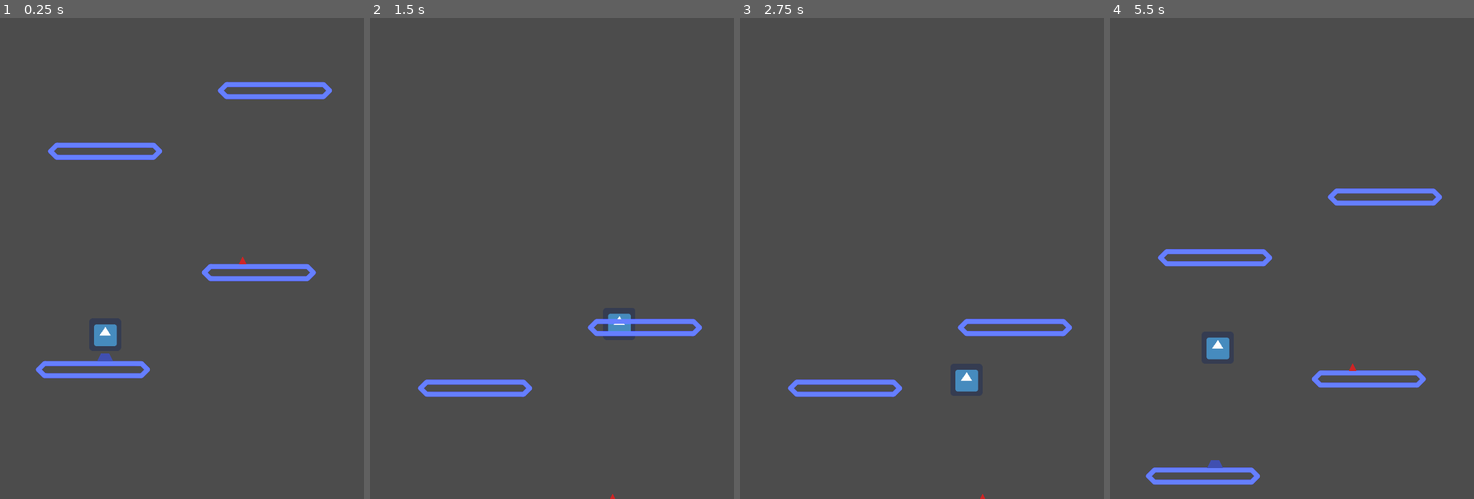
Above: before the commit, frames 1-4 (left to right).
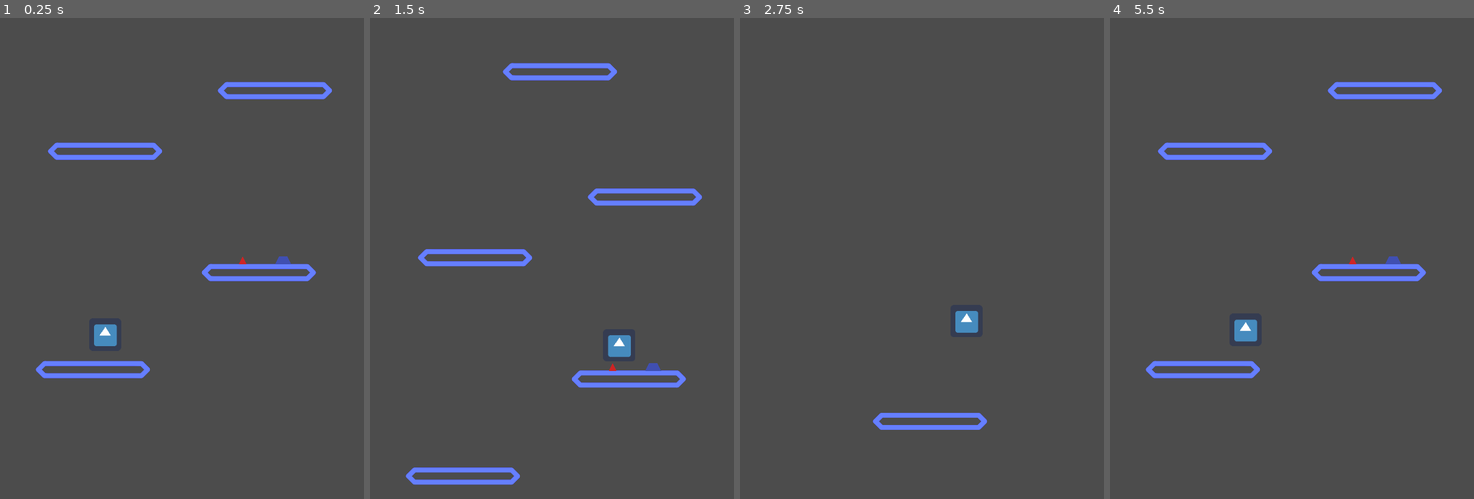
Above: after the commit, the same moments.

Repository: kdreese/GodotJump
Game: Godot game, scene res://states/Game/Game.tscn
Two runs of this game, one before a commit and one after it. Both use one fixed random seed, a clock stepped at 60 frames per second and the inputs below. The engine's default icon, where the game draws it, is replaced by a stand-in: a white triangle on a blue panel in a dark square.
Inputs:
- Up to frame 1 (0.25 s): no input
- Up to frame 2 (1.5 s): hold Right (move_right) from 0.53 s (still down)
- Up to frame 3 (2.75 s): release Right (move_right) at 2.03 s; hold Left (move_left) from 2.03 s (still down)
- Up to frame 4 (5.5 s): release Left (move_left) at 2.78 s; hold Right (move_right) 2.78-4.28 s; hold Left (move_left) 4.28-5.03 s; hold Right (move_right) from 5.03 s (still down)

The runs differ from the first frame. In frame 1, 0.1% of the frame differs, in the area x 26-80%, y 49-72%; in frame 2, 5.4%; in frame 3, 2.5%; in frame 4, 6.4%, in the area x 9-92%, y 13-98%.

Commit message:
Tweak spring physics

Diff:
--- a/objects/Jumper/Jumper.gd
+++ b/objects/Jumper/Jumper.gd
@@ -6,7 +6,7 @@
 const BOUNCE_SPEED := -650.0
 const TERMINAL_VELOCITY := 1000.0
 const JETPACK_DURATION := 2.0
-const SPRING_SPEED := -900.0
+const SPRING_SPEED := -1000.0
 
 var _velocity := Vector2(0, 0)
 var jetpack_timer := 0.0
@@ -63,4 +63,5 @@
 
 func _on_PowerupDetectionArea_area_entered(area: Node) -> void:
 	if "Jetpack" in area.get_filename():
+		area.queue_free()
 		jetpack_timer = JETPACK_DURATION
--- a/states/Game/Game.tscn
+++ b/states/Game/Game.tscn
@@ -22,8 +22,11 @@
 [node name="Platform4" parent="." instance=ExtResource( 2 )]
 position = Vector2( 184, 888 )
 
+[node name="Platform5" parent="." instance=ExtResource( 2 )]
+position = Vector2( 376, 88 )
+
 [node name="Jetpack" parent="." instance=ExtResource( 3 )]
 position = Vector2( 480, 672 )
 
 [node name="Spring" parent="." instance=ExtResource( 4 )]
-position = Vector2( 208, 864 )
+position = Vector2( 560, 672 )
